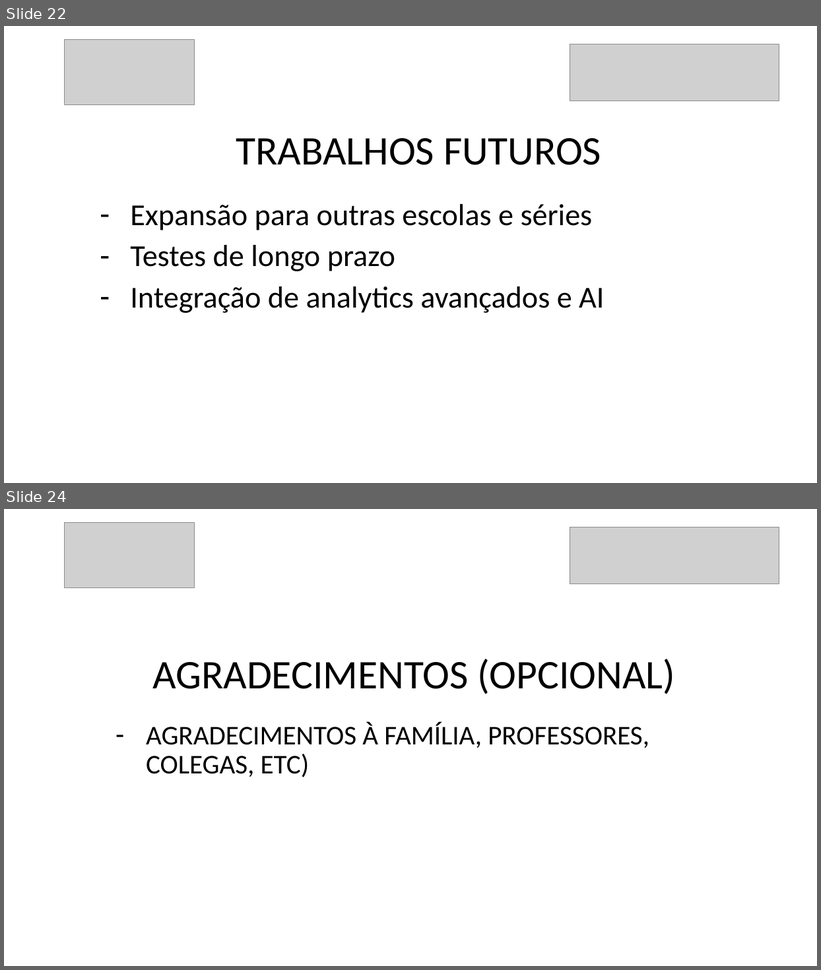
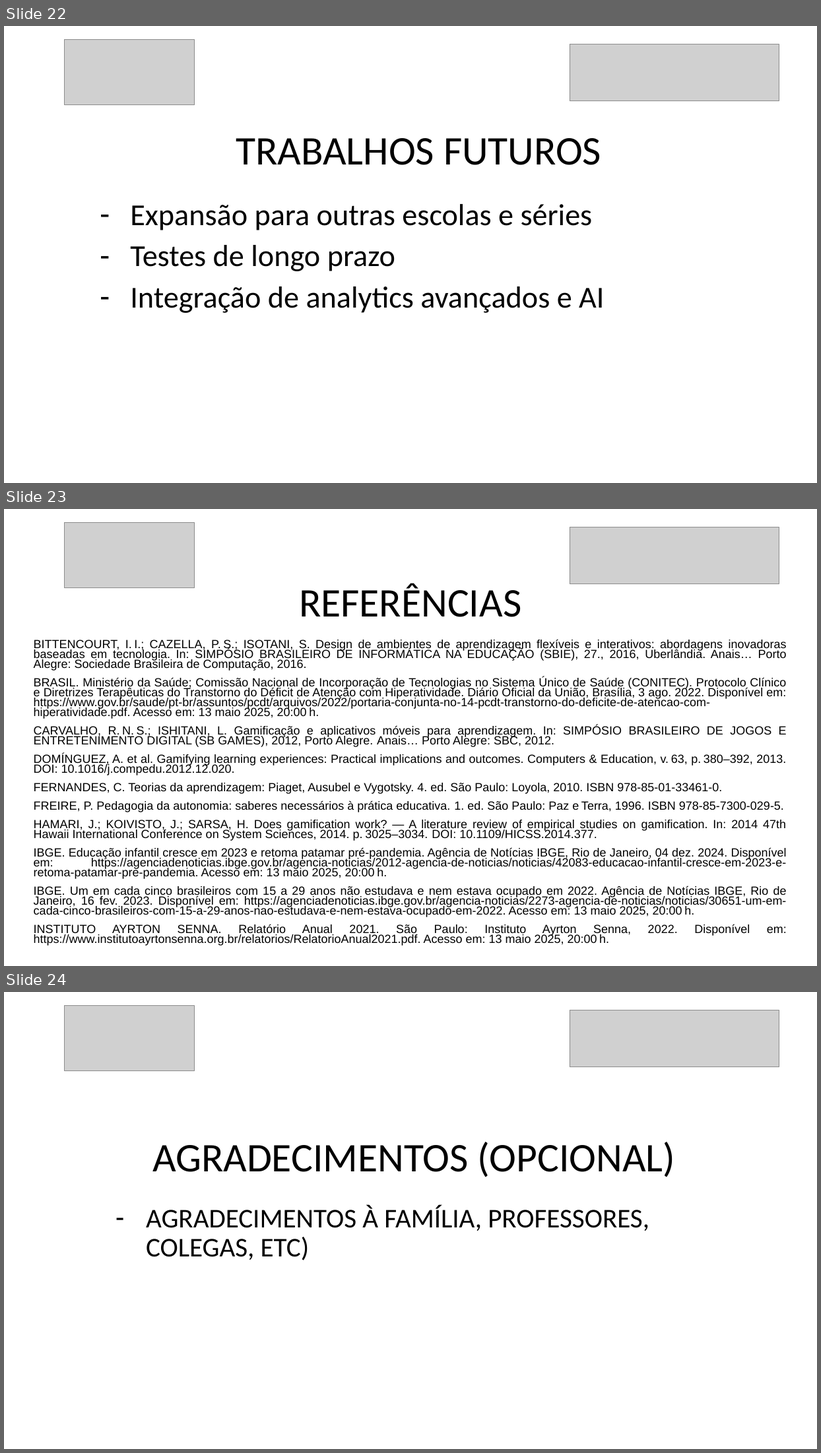
Before and after one commit to danilovaz7/curso-tecnico, a slide deck: liceu/3semestre/projeto integrador/tcc slide.pptx. Shown one above the other, each under a label of ours: slides 22 and 24 before the commit, slides 22, 23 and 24 after it; the slides between them are not shown. The pictures are 821x970 and 821x1453 pixels, drawn with LibreOffice and Linux fonts; fonts in the diff are those of the drawing; grey boxes stand for pictures. Boxes give left, top, right and bottom in pixels: in the first picture for what was removed or moved away, otherwise in the second. Text is boxed around its words. In the diff, an @@ line names an element or a change of style, - is before the commit and + after.

```diff
--- a/liceu/3semestre/projeto integrador/tcc slide.pptx
+++ b/liceu/3semestre/projeto integrador/tcc slide.pptx
@@ slide 23 added at (4, 509, 817, 966), background #FFFFFF @@
@@ picture added at (64, 523, 195, 588) @@
@@ picture added at (570, 527, 780, 584) @@
@@ title added at (299, 583, 521, 617), 48 pt, text #000000 @@
+REFERÊNCIAS
@@ subtitle added at (34, 639, 787, 946), 14 pt, text #000000 @@
+BITTENCOURT, I. I.; CAZELLA, P. S.; ISOTANI, S. Design de ambientes de aprendizagem flexíveis e interativos: abordagens inovadoras baseadas em tecnologia. In: SIMPÓSIO BRASILEIRO DE INFORMÁTICA NA EDUCAÇÃO (SBIE), 27., 2016, Uberlândia. Anais… Porto Alegre: Sociedade Brasileira de Computação, 2016.
+BRASIL. Ministério da Saúde; Comissão Nacional de Incorporação de Tecnologias no Sistema Único de Saúde (CONITEC). Protocolo Clínico e Diretrizes Terapêuticas do Transtorno do Déficit de Atenção com Hiperatividade. Diário Oficial da União, Brasília, 3 ago. 2022. Disponível em: https://www.gov.br/saude/pt-br/assuntos/pcdt/arquivos/2022/portaria-conjunta-no-14-pcdt-transtorno-do-deficite-de-atencao-com-hiperatividade.pdf. Acesso em: 13 maio 2025, 20:00 h.
+CARVALHO, R. N. S.; ISHITANI, L. Gamificação e aplicativos móveis para aprendizagem. In: SIMPÓSIO BRASILEIRO DE JOGOS E ENTRETENIMENTO DIGITAL (SB GAMES), 2012, Porto Alegre. Anais… Porto Alegre: SBC, 2012.
+DOMÍNGUEZ, A. et al. Gamifying learning experiences: Practical implications and outcomes. Computers & Education, v. 63, p. 380–392, 2013. DOI: 10.1016/j.compedu.2012.12.020.
+FERNANDES, C. Teorias da aprendizagem: Piaget, Ausubel e Vygotsky. 4. ed. São Paulo: Loyola, 2010. ISBN 978-85-01-33461-0.
+FREIRE, P. Pedagogia da autonomia: saberes necessários à prática educativa. 1. ed. São Paulo: Paz e Terra, 1996. ISBN 978-85-7300-029-5.
+HAMARI, J.; KOIVISTO, J.; SARSA, H. Does gamification work? — A literature review of empirical studies on gamification. In: 2014 47th Hawaii International Conference on System Sciences, 2014. p. 3025–3034. DOI: 10.1109/HICSS.2014.377.
+IBGE. Educação infantil cresce em 2023 e retoma patamar pré-pandemia. Agência de Notícias IBGE, Rio de Janeiro, 04 dez. 2024. Disponível em: https://agenciadenoticias.ibge.gov.br/agencia-noticias/2012-agencia-de-noticias/noticias/42083-educacao-infantil-cresce-em-2023-e-retoma-patamar-pre-pandemia. Acesso em: 13 maio 2025, 20:00 h.
+IBGE. Um em cada cinco brasileiros com 15 a 29 anos não estudava e nem estava ocupado em 2022. Agência de Notícias IBGE, Rio de Janeiro, 16 fev. 2023. Disponível em: https://agenciadenoticias.ibge.gov.br/agencia-noticias/2273-agencia-de-noticias/noticias/30651-um-em-cada-cinco-brasileiros-com-15-a-29-anos-nao-estudava-e-nem-estava-ocupado-em-2022. Acesso em: 13 maio 2025, 20:00 h.
+INSTITUTO AYRTON SENNA. Relatório Anual 2021. São Paulo: Instituto Ayrton Senna, 2022. Disponível em: https://www.institutoayrtonsenna.org.br/relatorios/RelatorioAnual2021.pdf. Acesso em: 13 maio 2025, 20:00 h.
```
Also in this commit, not shown: 4 slides changed, 1 slide removed, 1 other file.
